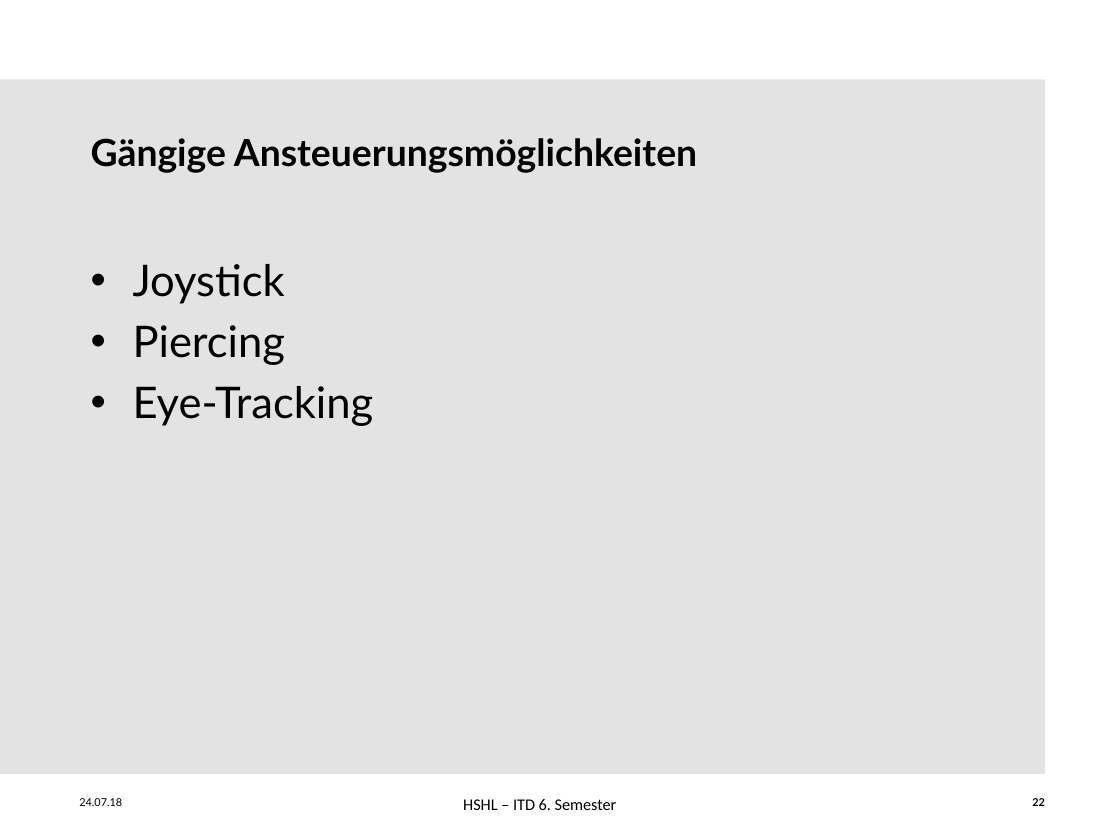
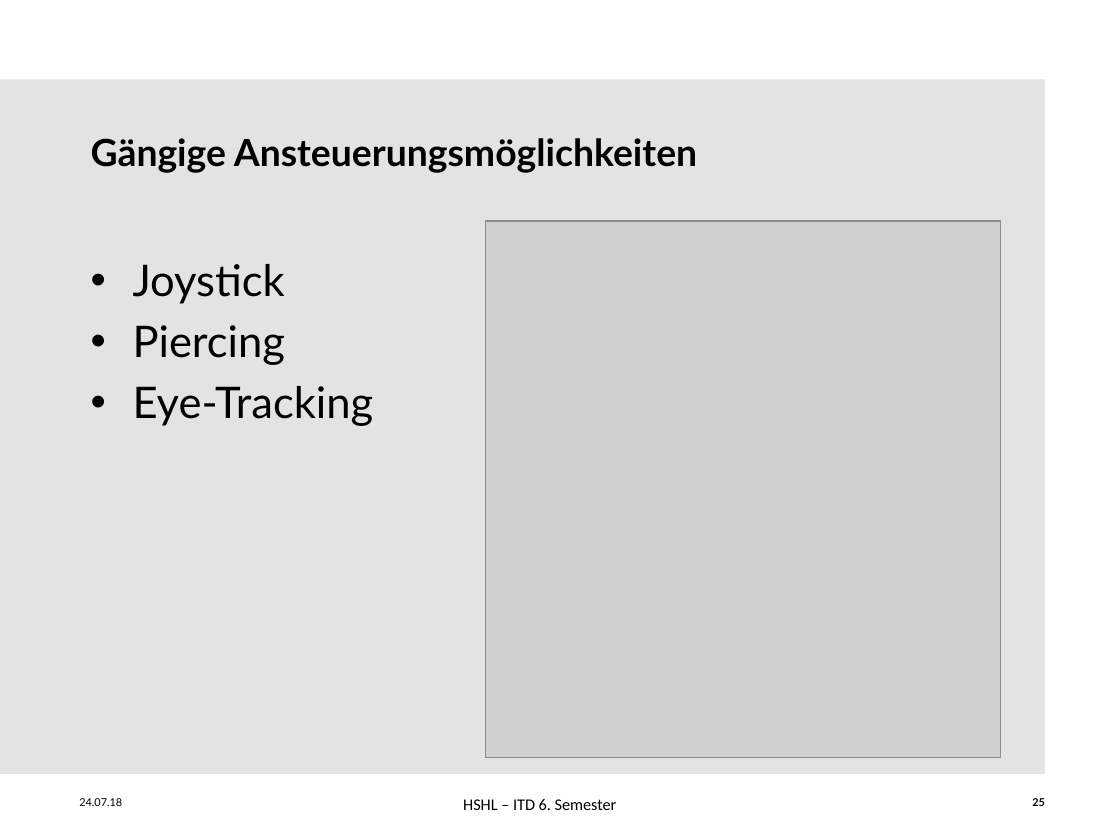
Before and after one commit to ChristineAgethen/Interaktionskonzept_Rollstuhl, a slide deck: slide 25 of Interaktionskonzept.pptx (slide 22 before the commit). Drawn at 1120x840 pixels with LibreOffice and Linux fonts; fonts in the diff are those of the drawing; grey boxes stand for pictures; background and template pictures are left out. Boxes give left, top, right and bottom in pixels: in the first picture for what was removed or moved away, otherwise in the second. Text is boxed around its words. In the diff, an @@ line names an element or a change of style, - is before the commit and + after.

```diff
--- a/Interaktionskonzept.pptx
+++ b/Interaktionskonzept.pptx
@@ picture added at (485,221,1000,757) @@
@@ page number at (1032,798,1045,806): text changed @@
-22
+25
```
Also in this commit, not shown: 1 other slide changed, 7 slides added.
